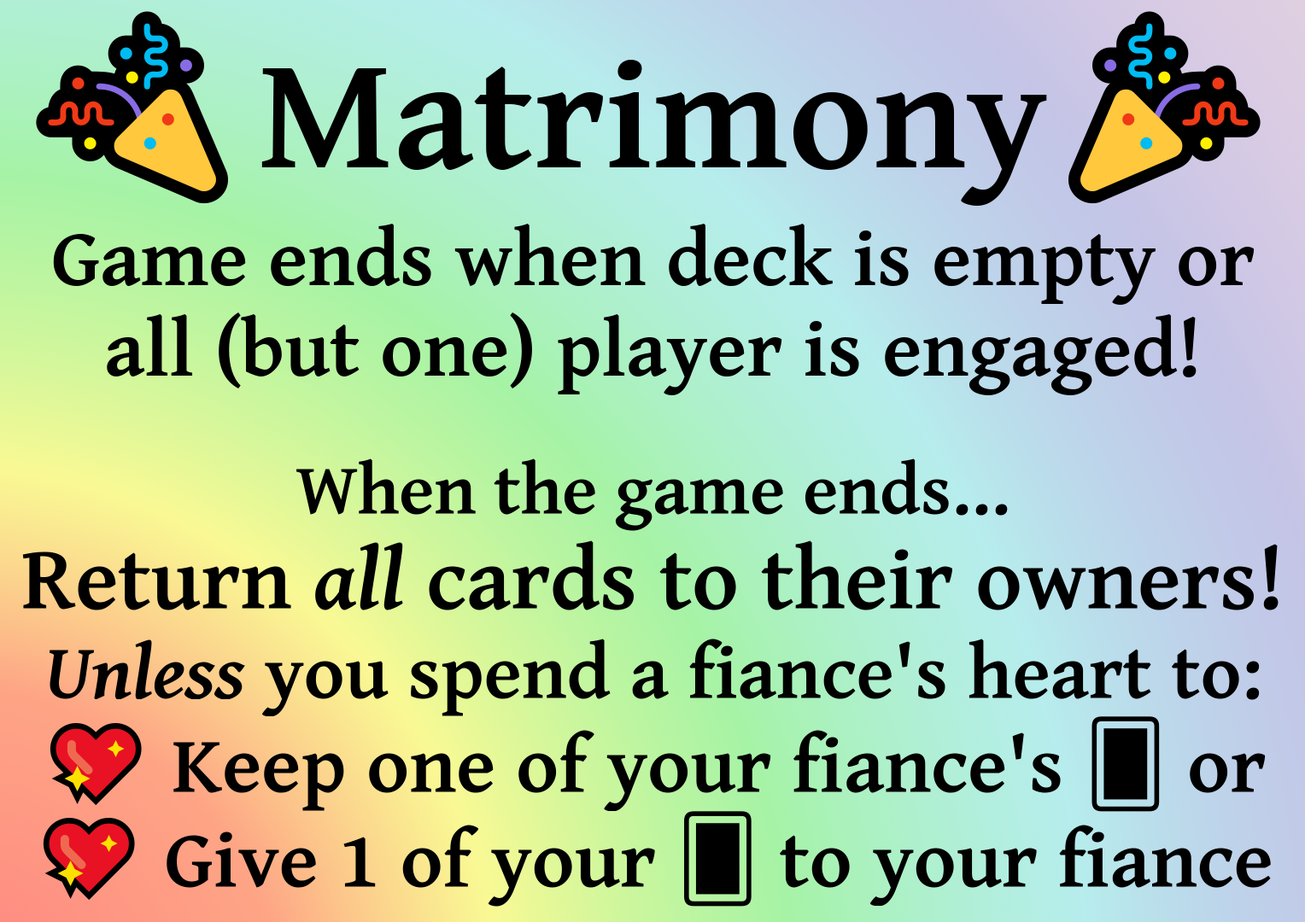
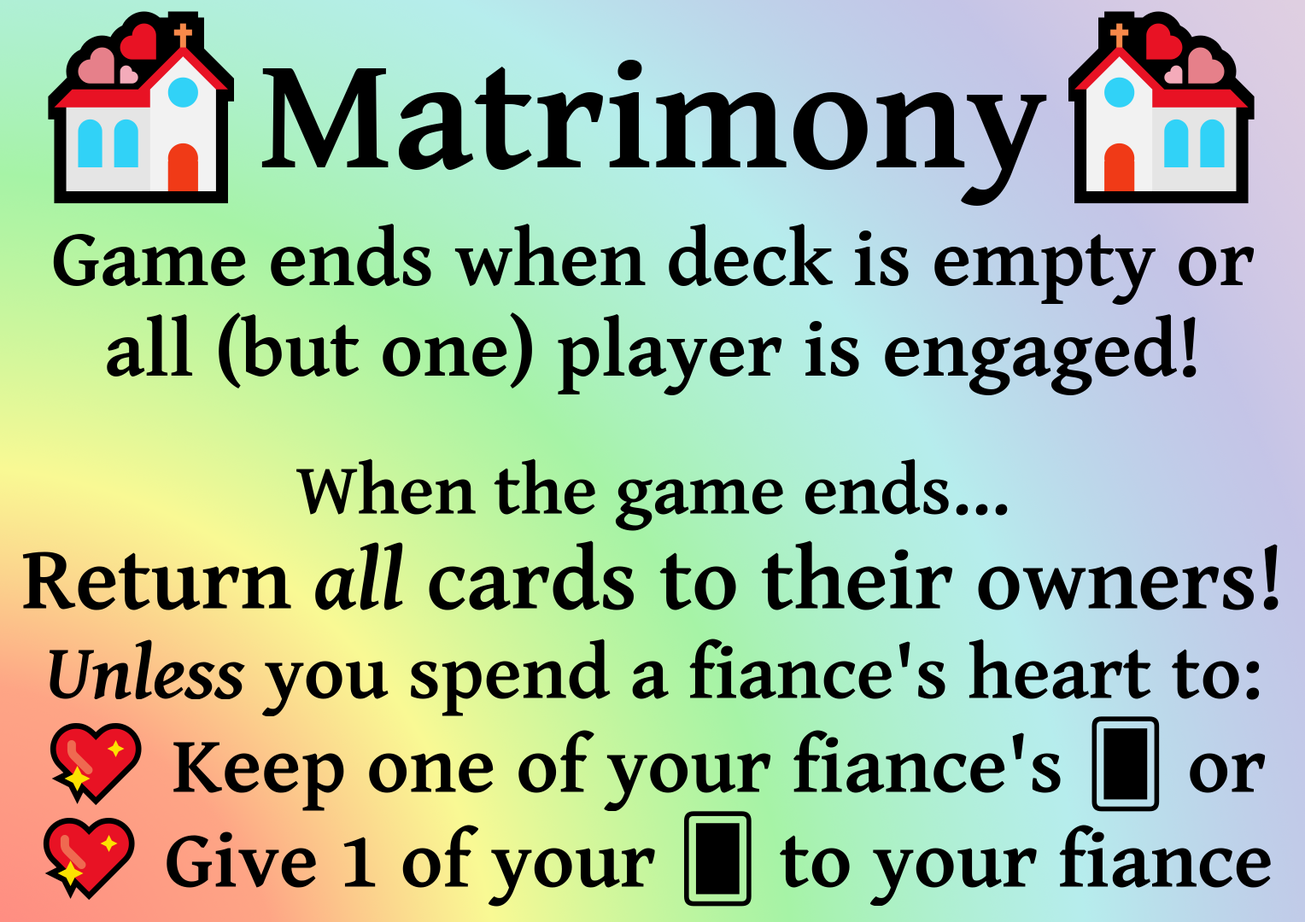
Two versions of the same layered image (1305x922). Layer-by-layer changes:
added layer "Pasted Layer" above "💒Matrimony💒" over (47, 11, 234, 205)
renamed "🎉Matrimony🎉" to "💒Matrimony💒", painted on it over (35, 11, 1261, 205)
